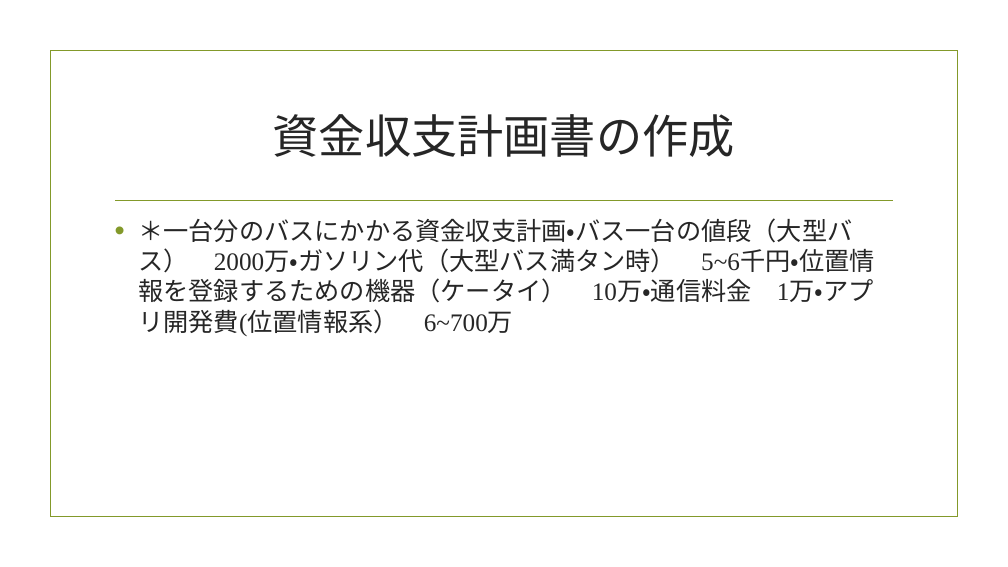
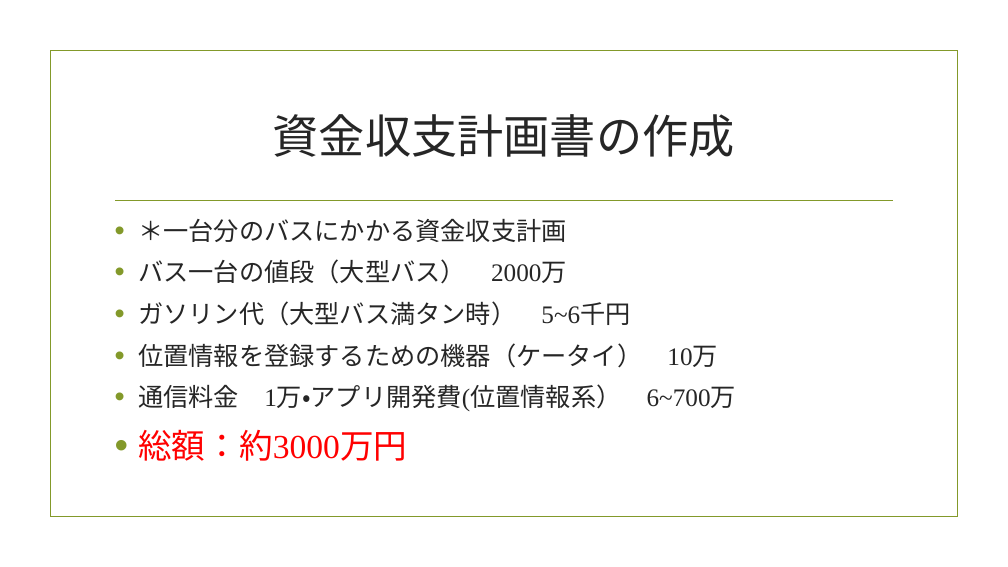
Before and after one commit to bluebird5/it2-2016, a slide deck: slide 4 of bluebird5/位置情報サービス.pptx (slide 5 before the commit). Drawn at 1008x567 pixels with LibreOffice and Linux fonts; fonts in the diff are those of the drawing; background and template pictures are left out. Boxes give left, top, right and bottom in pixels: in the first picture for what was removed or moved away, otherwise in the second. Text is boxed around its words. In the diff, an @@ line names an element or a change of style, - is before the commit and + after.

```diff
--- a/bluebird5/位置情報サービス.pptx
+++ b/bluebird5/位置情報サービス.pptx
@@ text at [138,218,736,461]: text changed @@
-• ＊一台分のバスにかかる資金収支計画・バス一台の値段（大型バス） 2000万・ガソリン代（大型バス満タン時） 5~6千円・位置情報を登録するための機器（ケータイ） 10万・通信料金 1万・アプリ開発費(位置情報系） 6~700万
+• ＊一台分のバスにかかる資金収支計画
+• バス一台の値段（大型バス） 2000万
+• ガソリン代（大型バス満タン時） 5~6千円
+• 位置情報を登録するための機器（ケータイ） 10万
+• 通信料金 1万・アプリ開発費(位置情報系） 6~700万
+• 総額：約3000万円
```
Also in this commit, not shown: 4 other slides changed.
